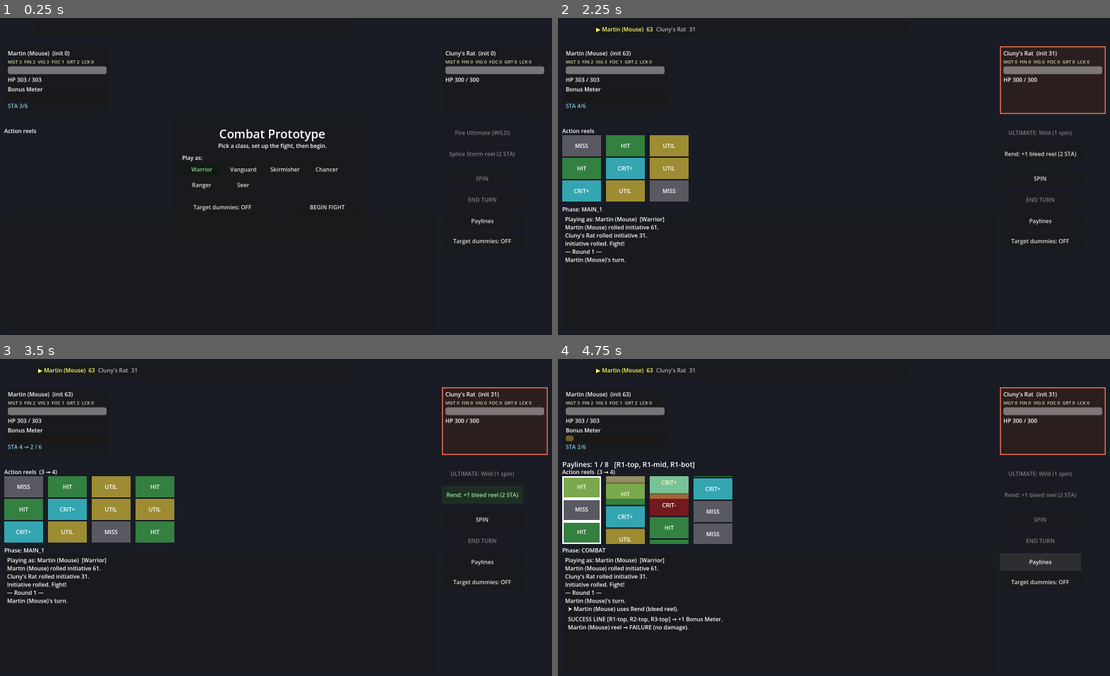
Above: before the commit, frames 1-4 (two rows, left to right).
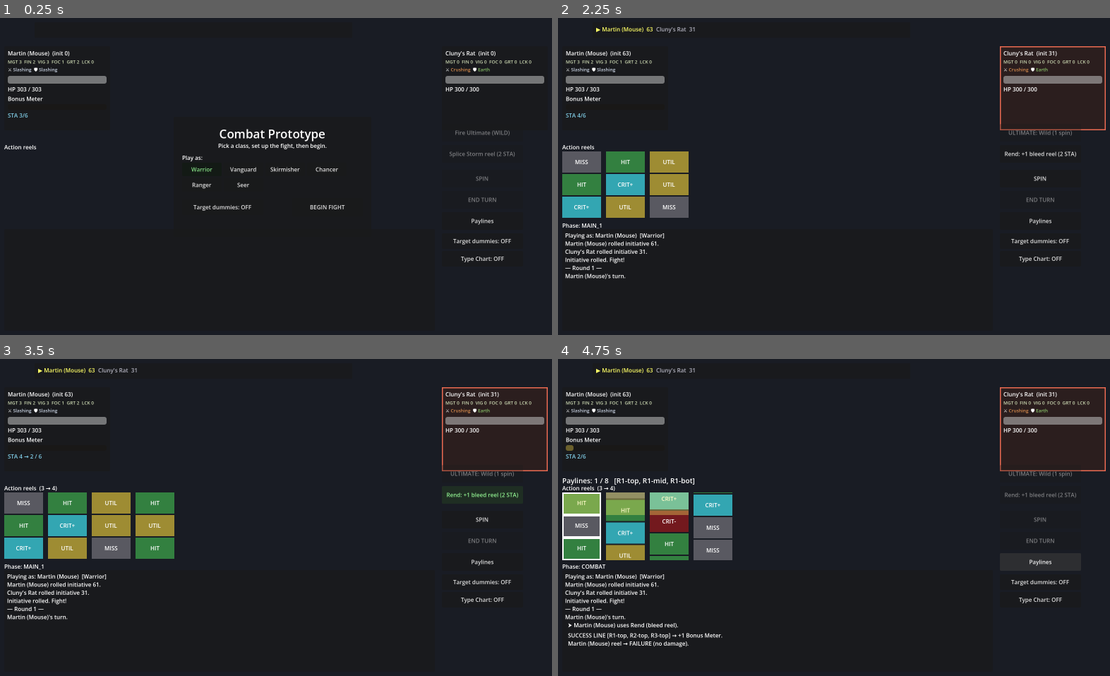
Above: after the commit, the same moments.

Repository: djkipyaboy/bunnies
Game: Godot game, scene res://combat/combat.tscn
Same seed, same stepped clock (60 frames per second), same inputs: the game is played once before the commit and once after it.
Inputs (mouse positions are in pixels of both pictures, inside the frame that each line leads up to):
- Up to frame 1 (0.25 s): no input
- Up to frame 2 (2.25 s): click (1038, 258) at 0.5 s, where only the run after the commit has a clickable "Type Chart: OFF"; click (1038, 258) at 1.25 s, where only the run after the commit has a clickable "Type Chart: ON"; click "BEGIN FIGHT" at 2 s
- Up to frame 3 (3.5 s): click "Rend: +1 bleed reel (2 STA)" at 2.75 s
- Up to frame 4 (4.75 s): click "SPIN" at 3.5 s; click "Paylines" at 4.25 s

The runs differ from the first frame. In frame 1, 2.1% of the frame differs, in the area x 0-99%, y 15-78%; in frame 2, 7.5%; in frame 3, 9.1%; in frame 4, 11%, in the area x 0-100%, y 15-91%.

Commit message:
feat(ui): type-effectiveness chart toggle + per-character ATK/DEF badges
Two legibility features (CLAUDE.md pillar 3), foreshadowing per-type icons.

- Adopt the player's authored 6x6 chart (type_chart_6x6_labeled.html) as
  the LIVE chart: gen_damage_types.gd regenerates the six .tres from it;
  test_type_chart locks the full matrix. Old gen values were explicit
  placeholders. No existing test regressed.
- TypeVisuals: shared static name/short-name/identity-color/tier-color;
  combat.gd._type_name now delegates to it.
- TypeChartPanel: toggleable 6x6 graphic rendered from live DamageType
  data (display can't drift from combat math), color-coded by tier, with
  headers + legend. "Type Chart" toggle in the right column; floats in
  the free top-center space; highlights the PC's attacker row.
- CombatantPanel: ATK/DEF type badge line, each type in its identity
  color; panel height 192 -> 238 so the target outline still wraps every
  row (badge line + Seer shield chip).

Tests: test_type_chart, test_type_visuals, test_type_chart_panel.
55 headless suites green.

Co-Authored-By: Claude Opus 4.8 <noreply@anthropic.com>
Claude-Session: https://claude.ai/code/session_01DuNYy3s3manFAoJGe8Yiim

Diff:
--- a/combat/combat.gd
+++ b/combat/combat.gd
@@ -65,6 +65,8 @@
 var _collateral_total: int = 0           # this spin's primary-target total, for the Ranger Collateral splash (half to other enemies)
 var _big_bang_total: int = 0             # this spin's total damage, for the Seer Big Bang party heal (1/6 to each ally)
 var _fate_picker: Panel                  # Seer "Select your Fate!" 6-damage-type picker modal (hidden until staged)
+var _type_chart: TypeChartPanel          # toggleable 6×6 type-effectiveness graphic (hidden until toggled on)
+var _type_chart_button: Button
 var _awaiting_player_spin: bool = false
 var _awaiting_end_turn: bool = false
 var _awaiting_stun_check: bool = false
@@ -276,6 +278,24 @@
 	_dummy_toggle_button.custom_minimum_size = Vector2(230, 44)
 	_dummy_toggle_button.tooltip_text = "Add/remove two immortal 30-HP target dummies for testing AoE/splash. Reloads the fight."
 	add_child(_dummy_toggle_button)
+
+	# Type-chart toggle: show/hide the 6×6 effectiveness graphic in the free center space (stays up while on).
+	_type_chart_button = Button.new()
+	_type_chart_button.text = "Type Chart: OFF"
+	_type_chart_button.position = Vector2(BTN_X, 660)
+	_type_chart_button.custom_minimum_size = Vector2(230, 44)
+	_type_chart_button.tooltip_text = "Show/hide the 6×6 type-effectiveness chart (row attacks column). Stays visible while on."
+	add_child(_type_chart_button)
+
+	# The chart graphic itself — built once, hidden until toggled. Sits in the free top-center band between
+	# the PC panel (ends x340) and the enemy panel (x1280), above the reels — clear in the default (no-dummy)
+	# layout. While toggled on it draws on top (move_child to front), so it floats over the dummies if those
+	# are also enabled.
+	_type_chart = TypeChartPanel.new()
+	_type_chart.position = Vector2(690, 90)
+	_type_chart.visible = false
+	add_child(_type_chart)
+	_type_chart.build()
 
 	_build_overlay()
 	_build_fate_picker()
@@ -391,11 +411,10 @@
 	cancel.pressed.connect(func() -> void: _fate_picker.visible = false)
 	_fate_picker.add_child(cancel)
 
-## Title-cases a damage type's enum name ("Slashing", "Mystic", …) for buttons/labels.
+## Title-cases a damage type's enum name ("Slashing", "Mystic", …) for buttons/labels. Delegates to the
+## shared TypeVisuals helper (the one place type → presentation lives).
 func _type_name(dt: DamageType) -> String:
-	if dt == null:
-		return "?"
-	return String(DamageType.Type.keys()[dt.type]).capitalize()
+	return TypeVisuals.type_name(dt)
 
 ## Shows the type-picker on top (Seer staging Select your Fate).
 func _show_fate_picker() -> void:
@@ -578,6 +597,7 @@
 	_ultimate_button.pressed.connect(_on_ultimate_pressed)
 	_paylines_button.pressed.connect(_on_paylines_pressed)
 	_dummy_toggle_button.pressed.connect(_on_dummy_toggle_pressed)
+	_type_chart_button.pressed.connect(_on_type_chart_toggle_pressed)
 
 func _start_combat() -> void:
 	_log("Playing as: %s  [%s]" % [_pc.display_name, String(_pc_class_id).capitalize()])
@@ -712,6 +732,20 @@
 	(_panels[c] as CombatantPanel).refresh_status()
 	# Brief beat, then skip Combat: Main 2 → End → turn_finished → advance.
 	get_tree().create_timer(ENEMY_THINK_DELAY).timeout.connect(_phase_manager.resume_after_combat, CONNECT_ONE_SHOT)
+
+## Toggles the type-effectiveness chart graphic on/off. While on, it floats over the free center space and
+## highlights the PC's offensive row so the player can read their own matchups.
+func _on_type_chart_toggle_pressed() -> void:
+	if _type_chart == null:
+		return
+	var showing: bool = not _type_chart.visible
+	_type_chart.visible = showing
+	_type_chart_button.text = "Type Chart: %s" % ("ON" if showing else "OFF")
+	_type_chart_button.modulate = Color(0.6, 1.0, 0.6) if showing else Color(1, 1, 1)
+	if showing:
+		var pc_atk: DamageType = _pc.weapon_type()
+		_type_chart.highlight_attacker(pc_atk.type if pc_atk != null else -1)
+		move_child(_type_chart, get_child_count() - 1)  # draw over the reel area while up
 
 ## Flips the target-dummy toggle and reloads so the scenario rebuilds with/without the dummies.
 func _on_dummy_toggle_pressed() -> void:
--- a/combat/resources/types/crushing.tres
+++ b/combat/resources/types/crushing.tres
@@ -7,5 +7,6 @@
 type = 2
 inherent_rider_id = &"slow"
 effectiveness = {
-0: 1.25
+0: 1.25,
+1: 0.75
 }
--- a/combat/resources/types/earth.tres
+++ b/combat/resources/types/earth.tres
@@ -6,5 +6,7 @@
 script = ExtResource("1_gy8gh")
 type = 5
 effectiveness = {
-3: 1.25
+2: 1.25,
+3: 0.75,
+4: 1.25
 }
--- a/combat/resources/types/mystic.tres
+++ b/combat/resources/types/mystic.tres
@@ -6,5 +6,9 @@
 script = ExtResource("1_sjxs8")
 type = 4
 effectiveness = {
-1: 1.25
+0: 1.25,
+1: 1.25,
+2: 0.5,
+3: 1.25,
+5: 0.75
 }
--- a/combat/resources/types/piercing.tres
+++ b/combat/resources/types/piercing.tres
@@ -6,5 +6,7 @@
 script = ExtResource("1_tvbs5")
 type = 1
 effectiveness = {
-4: 1.25
+0: 0.75,
+2: 1.25,
+5: 0.75
 }
--- a/combat/resources/types/slashing.tres
+++ b/combat/resources/types/slashing.tres
@@ -5,6 +5,7 @@
 [resource]
 script = ExtResource("1_r2id5")
 effectiveness = {
+1: 1.25,
 2: 0.75,
 5: 1.25
 }
--- a/combat/resources/types/storm.tres
+++ b/combat/resources/types/storm.tres
@@ -6,6 +6,6 @@
 script = ExtResource("1_k32ye")
 type = 3
 effectiveness = {
-4: 1.25,
-5: 0.75
+4: 0.75,
+5: 1.25
 }
--- a/combat/ui/combatant_panel.gd
+++ b/combat/ui/combatant_panel.gd
@@ -13,6 +13,7 @@
 var _stamina_label: Label
 var _shield_label: Label
 var _stats_label: Label
+var _types_label: RichTextLabel
 var _combatant: Combatant
 var _meter_flash_tween: Tween
 
@@ -22,11 +23,13 @@
 	# 2026-06-26). Tall enough for every row without spilling onto the Action-reels caption below.
 	const PANEL_W: float = 300.0
 	const ROW_W: float = 280.0
-	custom_minimum_size = Vector2(PANEL_W, 192)
+	# Height grew with the ATK/DEF type-badge row + the SHIELD chip (spec 2026-06-28) — kept tall enough
+	# that the target-selection outline still wraps every row without spilling onto the reels below.
+	custom_minimum_size = Vector2(PANEL_W, 238)
 	size = custom_minimum_size
 	var box := VBoxContainer.new()
 	box.position = Vector2(10, 8)
-	box.custom_minimum_size = Vector2(ROW_W, 176)
+	box.custom_minimum_size = Vector2(ROW_W, 222)
 	add_child(box)
 
 	_name_label = Label.new()
@@ -36,6 +39,15 @@
 	_stats_label.add_theme_color_override("font_color", Color(0.8, 0.85, 0.7))
 	_stats_label.add_theme_font_size_override("font_size", 13)  # fit the 6-stat line within ROW_W
 	box.add_child(_stats_label)
+
+	# ATK/DEF type badges (spec 2026-06-28) — each type name in its identity color, foreshadowing the icons.
+	_types_label = RichTextLabel.new()
+	_types_label.bbcode_enabled = true
+	_types_label.fit_content = true
+	_types_label.scroll_active = false
+	_types_label.custom_minimum_size = Vector2(ROW_W, 18)
+	_types_label.add_theme_font_size_override("normal_font_size", 13)
+	box.add_child(_types_label)
 
 	_hp_bar = ProgressBar.new()
 	_hp_bar.show_percentage = false
@@ -95,6 +107,7 @@
 	refresh_resources()
 	refresh_shield()
 	_refresh_stats()
+	_refresh_types()
 
 ## Refreshes the effective-stats readout (placeholder; feel judged in play-test).
 func _refresh_stats() -> void:
@@ -102,6 +115,21 @@
 		return
 	var s: Stats = _combatant.effective_stats()
 	_stats_label.text = "MGT %d  FIN %d  VIG %d  FOC %d  GRT %d  LCK %d" % [s.might, s.finesse, s.vigor, s.focus, s.grit, s.luck]
+
+## Renders the ATK/DEF type badges ("⚔ Slashing · 🛡 Earth"), each type in its identity color. Offensive
+## type = the weapon's type; defensive = defense_type. Static for the fight (types don't change mid-combat).
+## A weaponless combatant (target dummy) shows only the defensive half.
+func _refresh_types() -> void:
+	if _types_label == null or _combatant == null:
+		return
+	var parts: PackedStringArray = []
+	var atk: DamageType = _combatant.weapon_type()
+	if atk != null:
+		parts.append("⚔ [color=%s]%s[/color]" % [TypeVisuals.type_color_hex(atk.type), TypeVisuals.type_name(atk)])
+	var def: DamageType = _combatant.defense_type
+	if def != null:
+		parts.append("🛡 [color=%s]%s[/color]" % [TypeVisuals.type_color_hex(def.type), TypeVisuals.type_name(def)])
+	_types_label.text = "  ".join(parts)
 
 ## Refreshes the initiative shown in the name (after an initiative roll).
 func refresh_initiative() -> void:
--- /dev/null
+++ b/combat/ui/type_chart_panel.gd
@@ -0,0 +1,133 @@
+class_name TypeChartPanel
+extends Panel
+
+## Toggleable 6×6 type-effectiveness graphic (spec 2026-06-28). Rows = ATTACKER, columns = DEFENDER; each
+## cell is the live multiplier (read from the DamageType .tres via multiplier_against, so it can never drift
+## from combat math), filled by TypeVisuals.tier_color. Built once, hidden until toggled on; pure view.
+
+const TYPE_PATHS: Array[String] = [
+	"res://combat/resources/types/slashing.tres",
+	"res://combat/resources/types/piercing.tres",
+	"res://combat/resources/types/crushing.tres",
+	"res://combat/resources/types/storm.tres",
+	"res://combat/resources/types/mystic.tres",
+	"res://combat/resources/types/earth.tres",
+]
+
+const PAD: float = 10.0
+const TITLE_H: float = 20.0
+const HEADER_H: float = 20.0
+const ROW_H: float = 26.0
+const ROWHDR_W: float = 46.0
+const CELL_W: float = 48.0
+const LEGEND_H: float = 18.0
+
+var _types: Array[DamageType] = []
+var _row_headers: Array[Panel] = []   # attacker row-header cells, for highlight_attacker
+
+## Builds the whole widget. Call once after adding to the tree.
+func build() -> void:
+	_types.clear()
+	for p: String in TYPE_PATHS:
+		_types.append(load(p))
+
+	var width: float = PAD * 2 + ROWHDR_W + CELL_W * 6.0
+	var height: float = PAD * 2 + TITLE_H + LEGEND_H + HEADER_H + ROW_H * 6.0
+	custom_minimum_size = Vector2(width, height)
+	size = custom_minimum_size
+
+	var title := Label.new()
+	title.text = "Type Chart — row attacks column"
+	title.position = Vector2(PAD, PAD - 2.0)
+	title.add_theme_font_size_override("font_size", 13)
+	add_child(title)
+
+	var grid_top: float = PAD + TITLE_H + HEADER_H
+	var grid_left: float = PAD + ROWHDR_W
+
+	# Defender column headers (short names in identity color), with a small "DEF →" hint above-left.
+	var def_hint := Label.new()
+	def_hint.text = "atk↓ def→"
+	def_hint.position = Vector2(PAD, PAD + TITLE_H)
+	def_hint.add_theme_font_size_override("font_size", 10)
+	def_hint.add_theme_color_override("font_color", Color(0.6, 0.62, 0.68))
+	add_child(def_hint)
+	for d: int in range(6):
+		_add_header(_types[d].type, Vector2(grid_left + d * CELL_W, PAD + TITLE_H), CELL_W, HEADER_H)
+
+	# Rows: attacker header + 6 cells.
+	for a: int in range(6):
+		var y: float = grid_top + a * ROW_H
+		var rh: Panel = _add_header(_types[a].type, Vector2(PAD, y), ROWHDR_W, ROW_H)
+		_row_headers.append(rh)
+		for d: int in range(6):
+			var mult: float = _types[a].multiplier_against(_types[d])
+			_add_cell(mult, Vector2(grid_left + d * CELL_W, y))
+
+	_add_legend(Vector2(PAD, height - PAD - LEGEND_H + 2.0))
+
+## A header cell (short type name on its identity color). Returns it so the row variant can be highlighted.
+func _add_header(type_enum: int, pos: Vector2, w: float, h: float) -> Panel:
+	var cell := Panel.new()
+	cell.position = pos
+	cell.size = Vector2(w - 2.0, h - 2.0)
+	var box := StyleBoxFlat.new()
+	box.bg_color = TypeVisuals.type_color(type_enum).darkened(0.45)
+	box.set_corner_radius_all(3)
+	cell.add_theme_stylebox_override("panel", box)
+	var lbl := Label.new()
+	lbl.text = TypeVisuals.short_name(type_enum)
+	lbl.size = cell.size
+	lbl.horizontal_alignment = HORIZONTAL_ALIGNMENT_CENTER
+	lbl.vertical_alignment = VERTICAL_ALIGNMENT_CENTER
+	lbl.add_theme_font_size_override("font_size", 12)
+	lbl.add_theme_color_override("font_color", TypeVisuals.type_color(type_enum))
+	cell.add_child(lbl)
+	add_child(cell)
+	return cell
+
+## A data cell: the multiplier on its tier color.
+func _add_cell(mult: float, pos: Vector2) -> void:
+	var cell := Panel.new()
+	cell.position = pos
+	cell.size = Vector2(CELL_W - 2.0, ROW_H - 2.0)
+	var box := StyleBoxFlat.new()
+	box.bg_color = TypeVisuals.tier_color(mult)
+	box.set_corner_radius_all(3)
+	cell.add_theme_stylebox_override("panel", box)
+	var lbl := Label.new()
+	lbl.text = "×%s" % mult
+	lbl.size = cell.size
+	lbl.horizontal_alignment = HORIZONTAL_ALIGNMENT_CENTER
+	lbl.vertical_alignment = VERTICAL_ALIGNMENT_CENTER
+	lbl.add_theme_font_size_override("font_size", 12)
+	lbl.add_theme_color_override("font_color", Color(0.95, 0.96, 0.98) if mult != 1.0 else Color(0.7, 0.72, 0.78))
+	cell.add_child(lbl)
+	add_child(cell)
+
+## A one-line legend: green strong / gray neutral / orange weak / red resisted.
+func _add_legend(pos: Vector2) -> void:
+	var legend := RichTextLabel.new()
+	legend.bbcode_enabled = true
+	legend.fit_content = true
+	legend.scroll_active = false
+	legend.position = pos
+	legend.size = Vector2(size.x - PAD * 2, LEGEND_H)
+	legend.add_theme_font_size_override("normal_font_size", 11)
+	var g: String = TypeVisuals.tier_color(1.25).lightened(0.25).to_html(false)
+	var o: String = TypeVisuals.tier_color(0.75).lightened(0.25).to_html(false)
+	var r: String = TypeVisuals.tier_color(0.5).lightened(0.25).to_html(false)
+	legend.text = "[color=#%s]■[/color] ≥×1.25 strong   [color=#90929a]■[/color] ×1.0   [color=#%s]■[/color] ×0.75 weak   [color=#%s]■[/color] ≤×0.5 resisted" % [g, o, r]
+	add_child(legend)
+
+## Faintly outlines the given attacker's row-header so the toggling PC finds its matchups fast. Pass -1 to
+## clear. Re-applied each time the chart is shown (the active class can change between fights).
+func highlight_attacker(type_enum: int) -> void:
+	for i: int in range(_row_headers.size()):
+		var rh: Panel = _row_headers[i]
+		var box: StyleBoxFlat = rh.get_theme_stylebox("panel")
+		if i == type_enum:
+			box.set_border_width_all(2)
+			box.border_color = Color(1, 1, 1)
+		else:
+			box.set_border_width_all(0)
--- /dev/null
+++ b/combat/ui/type_visuals.gd
@@ -0,0 +1,44 @@
+class_name TypeVisuals
+extends RefCounted
+
+## Shared presentation for the six damage types (spec 2026-06-28). The ONE place type → name/color lives,
+## so the type-chart graphic, the per-character ATK/DEF badges, and combat.gd all stay consistent. Pure +
+## static — no state, trivially testable. Placeholder text + colors stand in for the future per-type icons.
+
+## Full type name for labels/log ("Slashing", "Mystic", …). "?" for null.
+static func type_name(dt: DamageType) -> String:
+	if dt == null:
+		return "?"
+	return String(DamageType.Type.keys()[dt.type]).capitalize()
+
+## Short name for the chart's tight grid headers, indexed by [enum DamageType.Type].
+static func short_name(t: int) -> String:
+	var names: Array[String] = ["Slsh", "Prc", "Crsh", "Strm", "Myst", "Erth"]
+	return names[t] if t >= 0 and t < names.size() else "?"
+
+## Fixed IDENTITY color per type (recognition cue; placeholder for the future icon). [ASSUMPTION] palette.
+static func type_color(t: int) -> Color:
+	match t:
+		DamageType.Type.SLASHING: return Color(0.80, 0.84, 0.90)  # steel
+		DamageType.Type.PIERCING: return Color(0.95, 0.85, 0.35)  # gold
+		DamageType.Type.CRUSHING: return Color(0.85, 0.55, 0.30)  # umber
+		DamageType.Type.STORM:    return Color(0.45, 0.78, 0.97)  # sky
+		DamageType.Type.MYSTIC:   return Color(0.82, 0.48, 0.92)  # violet
+		DamageType.Type.EARTH:    return Color(0.55, 0.78, 0.42)  # leaf
+		_: return Color.WHITE
+
+## Type identity color as a "#rrggbb" string for RichTextLabel bbcode [color=…] tags.
+static func type_color_hex(t: int) -> String:
+	return "#" + type_color(t).to_html(false)
+
+## Effectiveness fill color for a multiplier (white text reads on all five). [ASSUMPTION] tiers.
+static func tier_color(m: float) -> Color:
+	if m >= 1.5:
+		return Color(0.16, 0.62, 0.45)   # bright green — very strong (rare)
+	if m >= 1.25:
+		return Color(0.22, 0.46, 0.30)   # green — super effective
+	if m <= 0.5:
+		return Color(0.58, 0.16, 0.18)   # red — resisted (rare)
+	if m < 1.0:
+		return Color(0.60, 0.36, 0.18)   # orange — not very effective (0.75)
+	return Color(0.24, 0.26, 0.32)       # neutral gray — ×1.0
--- a/tests/gen_damage_types.gd
+++ b/tests/gen_damage_types.gd
@@ -1,8 +1,8 @@
 extends SceneTree
 
-# Tool script: generates the 6 DamageType .tres resources with first-pass placeholder values.
-# [ASSUMPTION] — these chart values are NOT balanced; they exist so type matters in the slice.
-# Real 6x6 chart is a separate deliverable (DESIGN.md §5.1, §12).
+# Tool script: generates the 6 DamageType .tres resources from the player's authored 6x6 chart
+# (type_chart_6x6_labeled.html, adopted 2026-06-28 — see spec 2026-06-28-type-chart-ui-design.md).
+# Only non-neutral entries are stored; default_multiplier 1.0 covers every ×1.0 matchup.
 # Run: Godot_v4.6.3-stable_win64 --headless --path <proj> --script res://tests/gen_damage_types.gd
 
 const DIR := "res://combat/resources/types/"
@@ -23,12 +23,12 @@
 func _initialize() -> void:
 	DirAccess.make_dir_recursive_absolute(ProjectSettings.globalize_path(DIR))
 	var T := DamageType.Type
-	# Gentle directional matchups (×1.25 strong, ×0.75 weak), avoid pure symmetric opposites.
-	_save(_make(T.SLASHING, { T.EARTH: 1.25, T.CRUSHING: 0.75 }), "slashing.tres")
-	_save(_make(T.PIERCING, { T.MYSTIC: 1.25 }), "piercing.tres")
-	_save(_make(T.CRUSHING, { T.SLASHING: 1.25 }, &"slow"), "crushing.tres")
-	_save(_make(T.STORM, { T.MYSTIC: 1.25, T.EARTH: 0.75 }), "storm.tres")
-	_save(_make(T.MYSTIC, { T.PIERCING: 1.25 }), "mystic.tres")
-	_save(_make(T.EARTH, { T.STORM: 1.25 }), "earth.tres")
+	# Player's authored 6x6 (rows attack columns). Crushing keeps its inherent &"slow" rider.
+	_save(_make(T.SLASHING, { T.PIERCING: 1.25, T.CRUSHING: 0.75, T.EARTH: 1.25 }), "slashing.tres")
+	_save(_make(T.PIERCING, { T.SLASHING: 0.75, T.CRUSHING: 1.25, T.EARTH: 0.75 }), "piercing.tres")
+	_save(_make(T.CRUSHING, { T.SLASHING: 1.25, T.PIERCING: 0.75 }, &"slow"), "crushing.tres")
+	_save(_make(T.STORM, { T.MYSTIC: 0.75, T.EARTH: 1.25 }), "storm.tres")
+	_save(_make(T.MYSTIC, { T.SLASHING: 1.25, T.PIERCING: 1.25, T.CRUSHING: 0.5, T.STORM: 1.25, T.EARTH: 0.75 }), "mystic.tres")
+	_save(_make(T.EARTH, { T.CRUSHING: 1.25, T.STORM: 0.75, T.MYSTIC: 1.25 }), "earth.tres")
 	print("DAMAGE TYPES GENERATED")
 	quit()
--- /dev/null
+++ b/tests/test_type_chart.gd
@@ -0,0 +1,45 @@
+extends SceneTree
+
+# Headless test: the live 6 DamageType .tres reproduce the player's authored 6x6 chart EXACTLY
+# (type_chart_6x6_labeled.html, adopted 2026-06-28). A regression lock so the chart that combat resolves
+# against — and the TypeChartPanel renders — stays intentional.
+# Run: "/c/Bunnies/bunnies-main/Godot_v4.6.3-stable_win64_console.exe" --headless --path . --script res://tests/test_type_chart.gd
+
+var _failures: int = 0
+func _check(c: bool, l: String) -> void:
+	if c: print("  ok: ", l)
+	else: _failures += 1; push_error("FAIL: " + l); print("  FAIL: ", l)
+
+func _initialize() -> void:
+	# Order: Slashing, Piercing, Crushing, Storm, Mystic, Earth.
+	var types: Array[DamageType] = [
+		load("res://combat/resources/types/slashing.tres"),
+		load("res://combat/resources/types/piercing.tres"),
+		load("res://combat/resources/types/crushing.tres"),
+		load("res://combat/resources/types/storm.tres"),
+		load("res://combat/resources/types/mystic.tres"),
+		load("res://combat/resources/types/earth.tres"),
+	]
+	# Expected matrix [attacker][defender], same order.
+	var M: Array = [
+		[1.0,  1.25, 0.75, 1.0,  1.0,  1.25],  # Slashing
+		[0.75, 1.0,  1.25, 1.0,  1.0,  0.75],  # Piercing
+		[1.25, 0.75, 1.0,  1.0,  1.0,  1.0 ],  # Crushing
+		[1.0,  1.0,  1.0,  1.0,  0.75, 1.25],  # Storm
+		[1.25, 1.25, 0.5,  1.25, 1.0,  0.75],  # Mystic
+		[1.0,  1.0,  1.25, 0.75, 1.25, 1.0 ],  # Earth
+	]
+	var names: Array[String] = ["Slashing", "Piercing", "Crushing", "Storm", "Mystic", "Earth"]
+	for a: int in range(6):
+		for d: int in range(6):
+			var got: float = types[a].multiplier_against(types[d])
+			_check(is_equal_approx(got, M[a][d]), "%s vs %s = ×%s (got ×%s)" % [names[a], names[d], M[a][d], got])
+
+	# The enum identity of each loaded resource matches its slot (guards a mis-saved `type` field).
+	for i: int in range(6):
+		_check(types[i].type == i, "%s has enum index %d (got %d)" % [names[i], i, types[i].type])
+	# Crushing keeps its inherent slow rider.
+	_check(types[2].inherent_rider_id == &"slow", "Crushing keeps the &\"slow\" inherent rider")
+
+	print(("TYPE CHART TEST PASSED" if _failures == 0 else "TYPE CHART TEST FAILED: %d" % _failures))
+	quit(_failures)
--- /dev/null
+++ b/tests/test_type_chart_panel.gd
@@ -0,0 +1,32 @@
+extends SceneTree
+
+# Headless test: TypeChartPanel builds the full 6×6 from live data without error and highlight_attacker
+# runs cleanly (the toggle path the scene-load smoke doesn't reach). Run:
+# "/c/Bunnies/bunnies-main/Godot_v4.6.3-stable_win64_console.exe" --headless --path . --script res://tests/test_type_chart_panel.gd
+
+var _failures: int = 0
+func _check(c: bool, l: String) -> void:
+	if c: print("  ok: ", l)
+	else: _failures += 1; push_error("FAIL: " + l); print("  FAIL: ", l)
+
+func _initialize() -> void:
+	var panel: TypeChartPanel = TypeChartPanel.new()
+	get_root().add_child(panel)
+	panel.build()
+	# 36 data cells + 6 row headers + 6 col headers + title + def-hint + legend = 50 children.
+	var cells: int = 0
+	for c: Node in panel.get_children():
+		if c is Panel:
+			cells += 1
+	_check(cells == 36 + 12, "36 data cells + 12 headers built (got %d Panel children)" % cells)
+	_check(panel.size.x > 300.0 and panel.size.y > 200.0, "panel sized for the grid (%dx%d)" % [panel.size.x, panel.size.y])
+
+	# highlight_attacker runs without error and is idempotent / clearable.
+	panel.highlight_attacker(DamageType.Type.MYSTIC)
+	panel.highlight_attacker(DamageType.Type.SLASHING)
+	panel.highlight_attacker(-1)
+	_check(true, "highlight_attacker ran for several types + clear without error")
+
+	panel.queue_free()
+	print(("TYPE CHART PANEL TEST PASSED" if _failures == 0 else "TYPE CHART PANEL TEST FAILED: %d" % _failures))
+	quit(_failures)
--- /dev/null
+++ b/tests/test_type_visuals.gd
@@ -0,0 +1,37 @@
+extends SceneTree
+
+# Headless test: TypeVisuals name/short-name lookups and tier-color bucketing (spec 2026-06-28 §2).
+# Run: "/c/Bunnies/bunnies-main/Godot_v4.6.3-stable_win64_console.exe" --headless --path . --script res://tests/test_type_visuals.gd
+
+var _failures: int = 0
+func _check(c: bool, l: String) -> void:
+	if c: print("  ok: ", l)
+	else: _failures += 1; push_error("FAIL: " + l); print("  FAIL: ", l)
+
+func _initialize() -> void:
+	var mystic: DamageType = load("res://combat/resources/types/mystic.tres")
+	_check(TypeVisuals.type_name(mystic) == "Mystic", "type_name(mystic) = Mystic")
+	_check(TypeVisuals.type_name(null) == "?", "type_name(null) = ?")
+	_check(TypeVisuals.short_name(DamageType.Type.CRUSHING) == "Crsh", "short_name(crushing) = Crsh")
+	_check(TypeVisuals.short_name(99) == "?", "short_name(out-of-range) = ?")
+
+	# Tier buckets: strong vs neutral vs weak vs resisted map to DISTINCT colors, in the right direction.
+	var c_strong: Color = TypeVisuals.tier_color(1.25)
+	var c_neutral: Color = TypeVisuals.tier_color(1.0)
+	var c_weak: Color = TypeVisuals.tier_color(0.75)
+	var c_resist: Color = TypeVisuals.tier_color(0.5)
+	_check(c_strong != c_neutral and c_neutral != c_weak and c_weak != c_resist, "four tiers are visually distinct")
+	_check(c_strong.g > c_strong.r, "strong (≥1.25) reads green (g > r)")
+	_check(c_resist.r > c_resist.g, "resisted (≤0.5) reads red (r > g)")
+	_check(TypeVisuals.tier_color(1.5).g > TypeVisuals.tier_color(1.25).g, "×1.5 is a brighter green than ×1.25")
+
+	# Identity colors differ per type (recognition cue).
+	var seen: Array[Color] = []
+	for t: int in range(6):
+		var col: Color = TypeVisuals.type_color(t)
+		_check(not (col in seen), "type %d has a distinct identity color" % t)
+		seen.append(col)
+	_check(TypeVisuals.type_color_hex(DamageType.Type.EARTH).begins_with("#"), "type_color_hex returns a #rrggbb string")
+
+	print(("TYPE VISUALS TEST PASSED" if _failures == 0 else "TYPE VISUALS TEST FAILED: %d" % _failures))
+	quit(_failures)
Not shown, added: combat/ui/type_chart_panel.gd.uid
Not shown, added: combat/ui/type_visuals.gd.uid
Not shown, added: tests/test_big_bang.gd.uid
Not shown, added: tests/test_scene_load_seer.gd.uid
Not shown, added: tests/test_seer_class.gd.uid
Not shown, added: tests/test_select_fate.gd.uid
Not shown, added: tests/test_type_chart.gd.uid
Not shown, added: tests/test_type_visuals.gd.uid
Not shown, changed: CLAUDE.md
Not shown, changed: docs/superpowers/DECISIONS-LOG.md
Not shown, added: docs/superpowers/specs/2026-06-28-type-chart-ui-design.md
